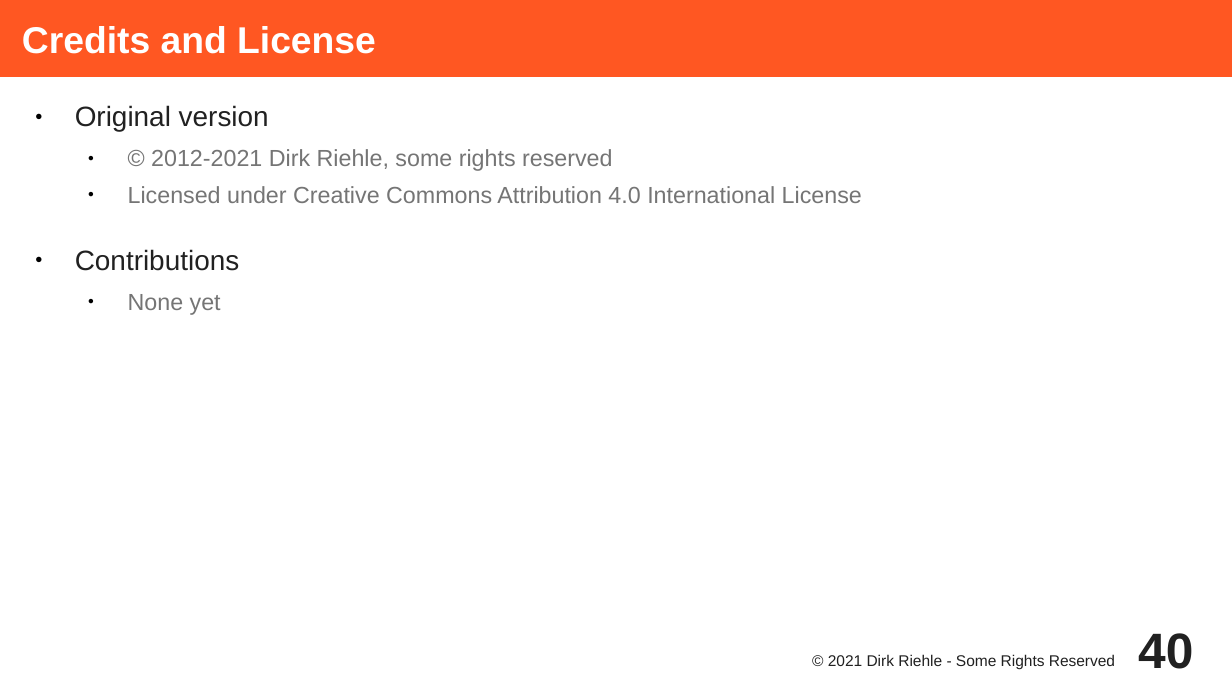
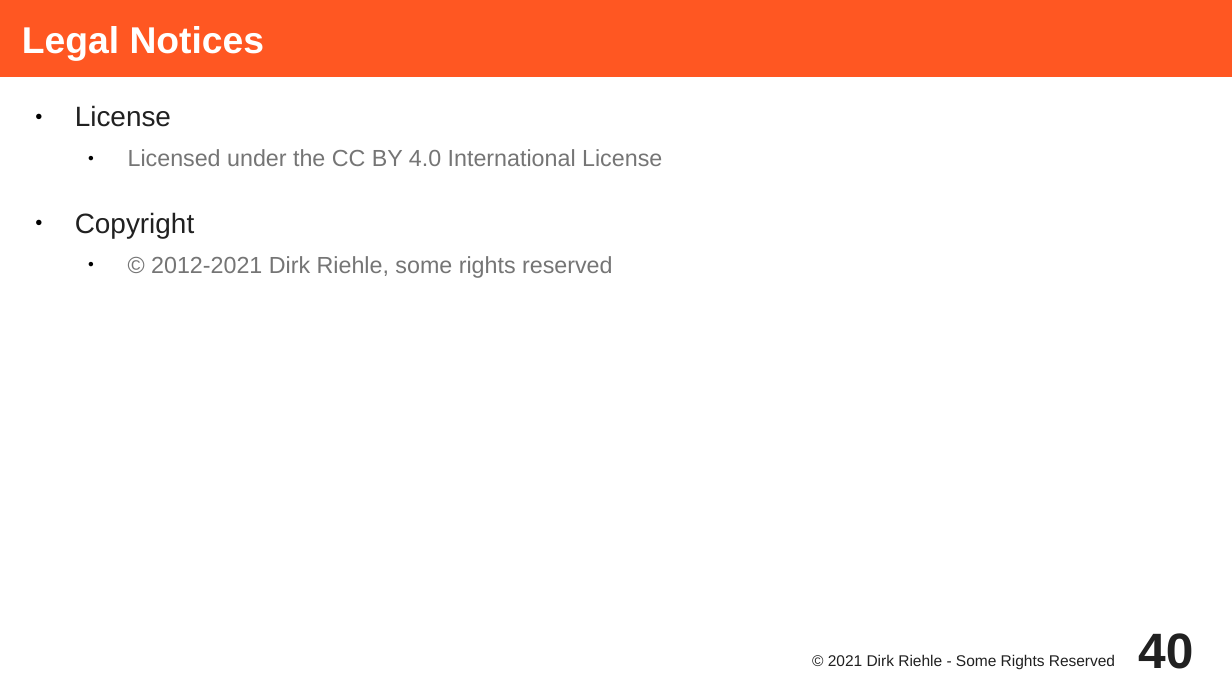
Before and after one commit to dirkriehle/adap-course, a slide deck: slide 40 of Lecture Slides/ADAP C08 - Type Objects.odp. Drawn at 1232x693 pixels with LibreOffice and Linux fonts; fonts in the diff are those of the drawing. Boxes give left, top, right and bottom in pixels: in the first picture for what was removed or moved away, otherwise in the second. Text is boxed around its words. In the diff, an @@ line names an element or a change of style, - is before the commit and + after.

Commit message:
Fixed legal notices

```diff
--- a/Lecture Slides/ADAP C08 - Type Objects.odp
+++ b/Lecture Slides/ADAP C08 - Type Objects.odp
@@ title at (x1=22, y1=26, x2=265, y2=61): text changed @@
-Credits and License
+Legal Notices
@@ text at (x1=75, y1=105, x2=662, y2=238): text changed; size 18 to 15 pt; text colour #212121 to #757575 @@
-● Original version
+● License
+  ● Licensed under the CC BY 4.0 International License
+● Copyright
@@ text at (x1=75, y1=186, x2=862, y2=315): paragraphs removed @@
-  ● Licensed under Creative Commons Attribution 4.0 International License
-● Contributions
-  ● None yet
```
Also in this commit, not shown: 35 other files.
